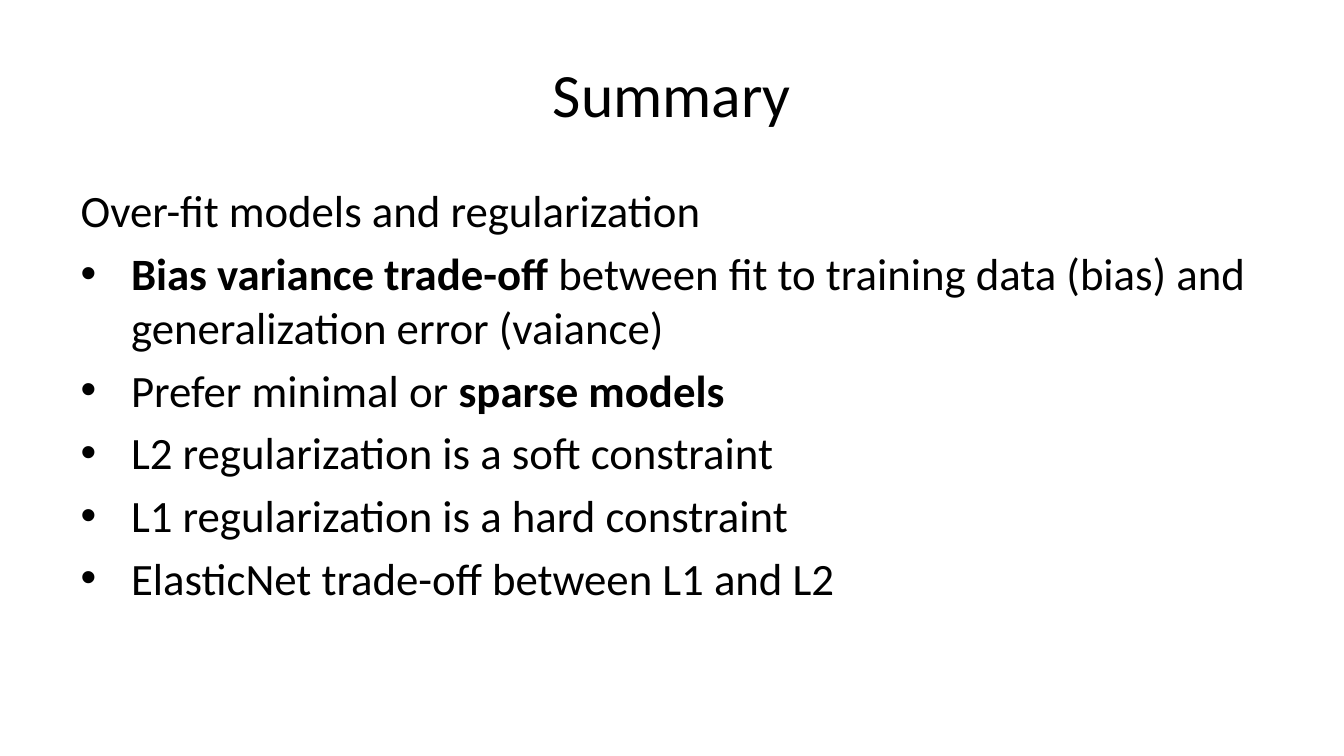
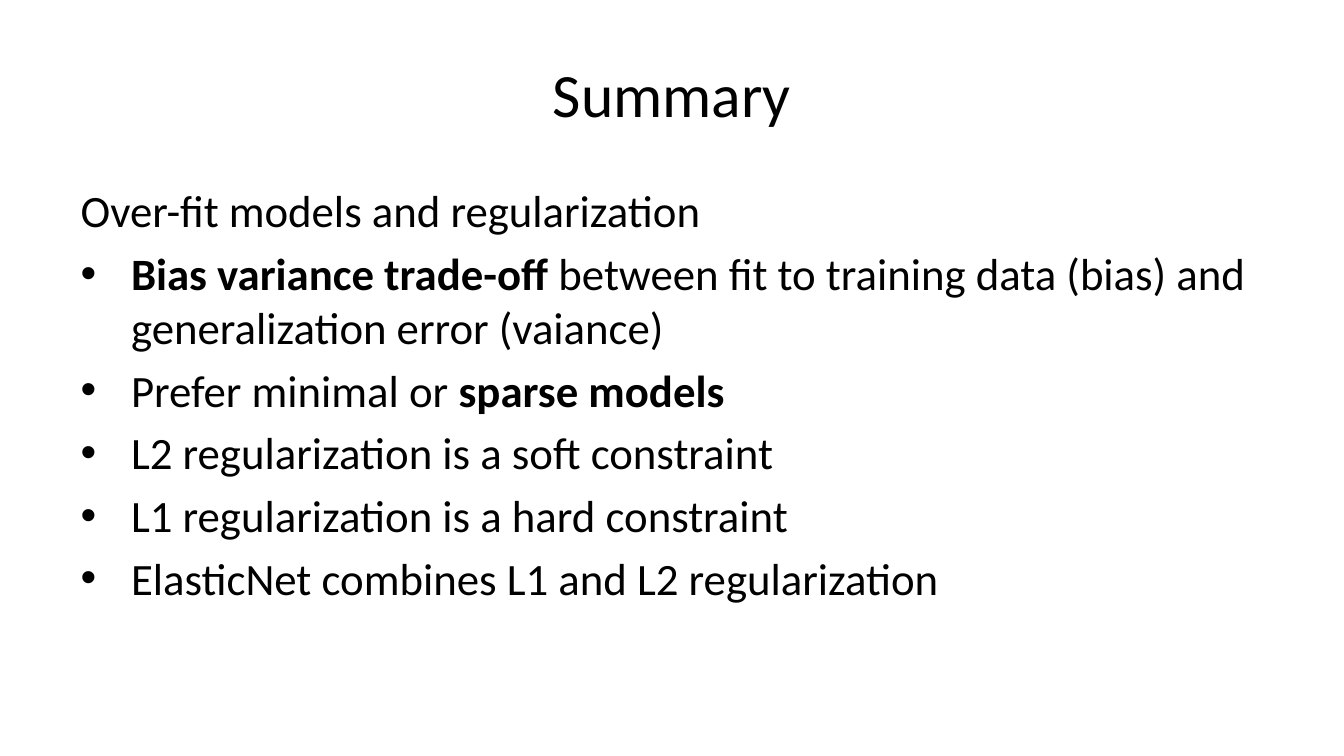
Before and after one commit to StephenElston/CSCI-E-83, a slide deck: slide 46 of LectureSlides/10a_ModelsInHighDimensions.pptx (slide 45 before the commit). Drawn at 1344x756 pixels with LibreOffice and Linux fonts; fonts in the diff are those of the drawing. Boxes give left, top, right and bottom in pixels: in the first picture for what was removed or moved away, otherwise in the second. Text is boxed around its words. In the diff, an @@ line names an element or a change of style, - is before the commit and + after.

```diff
--- a/LectureSlides/10a_ModelsInHighDimensions.pptx
+++ b/LectureSlides/10a_ModelsInHighDimensions.pptx
@@ text at [131,564,938,603]: text changed @@
-• ElasticNet trade-off between L1 and L2
+• ElasticNet combines L1 and L2 regularization
```
Also in this commit, not shown: 9 other slides changed, 1 slide added.
